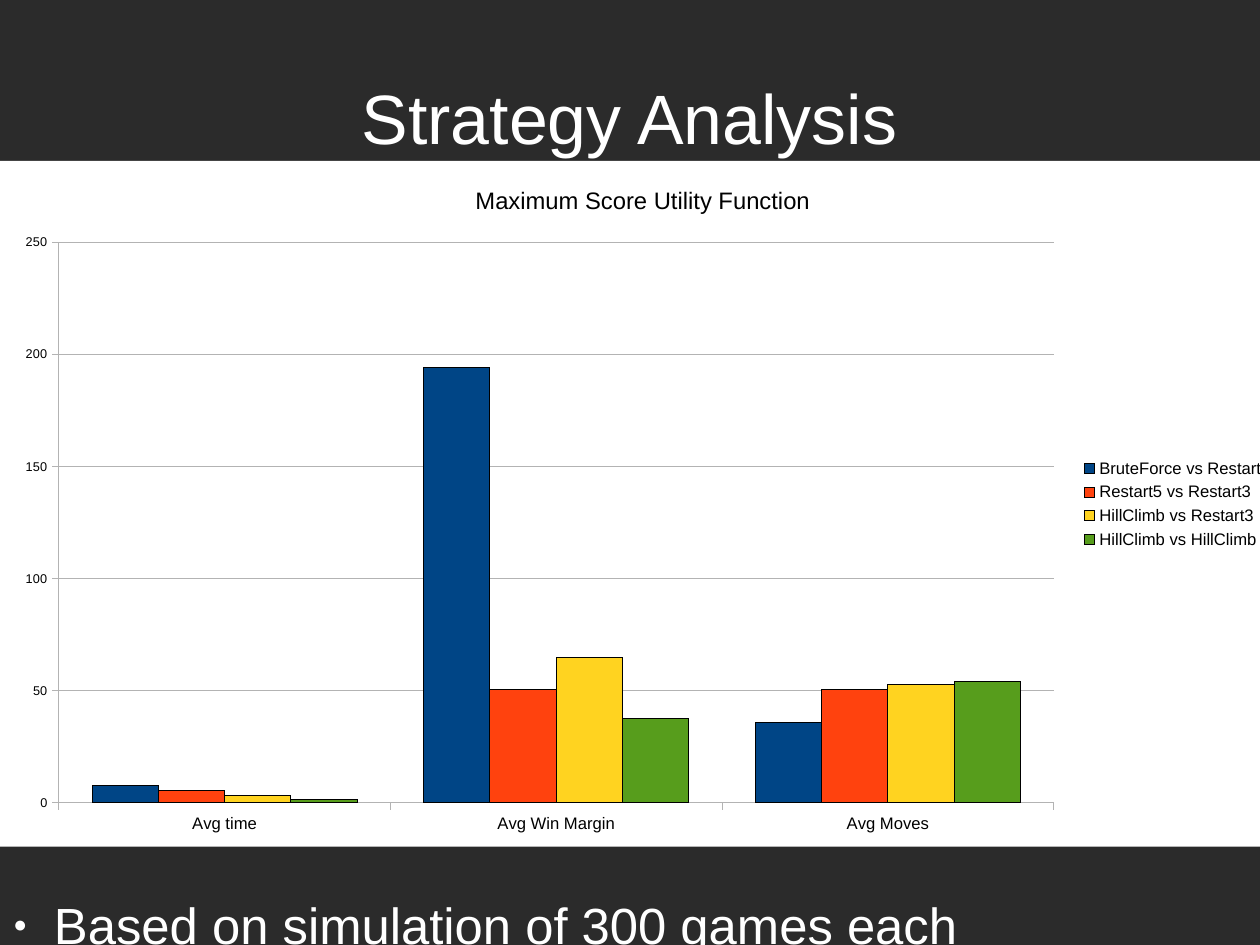
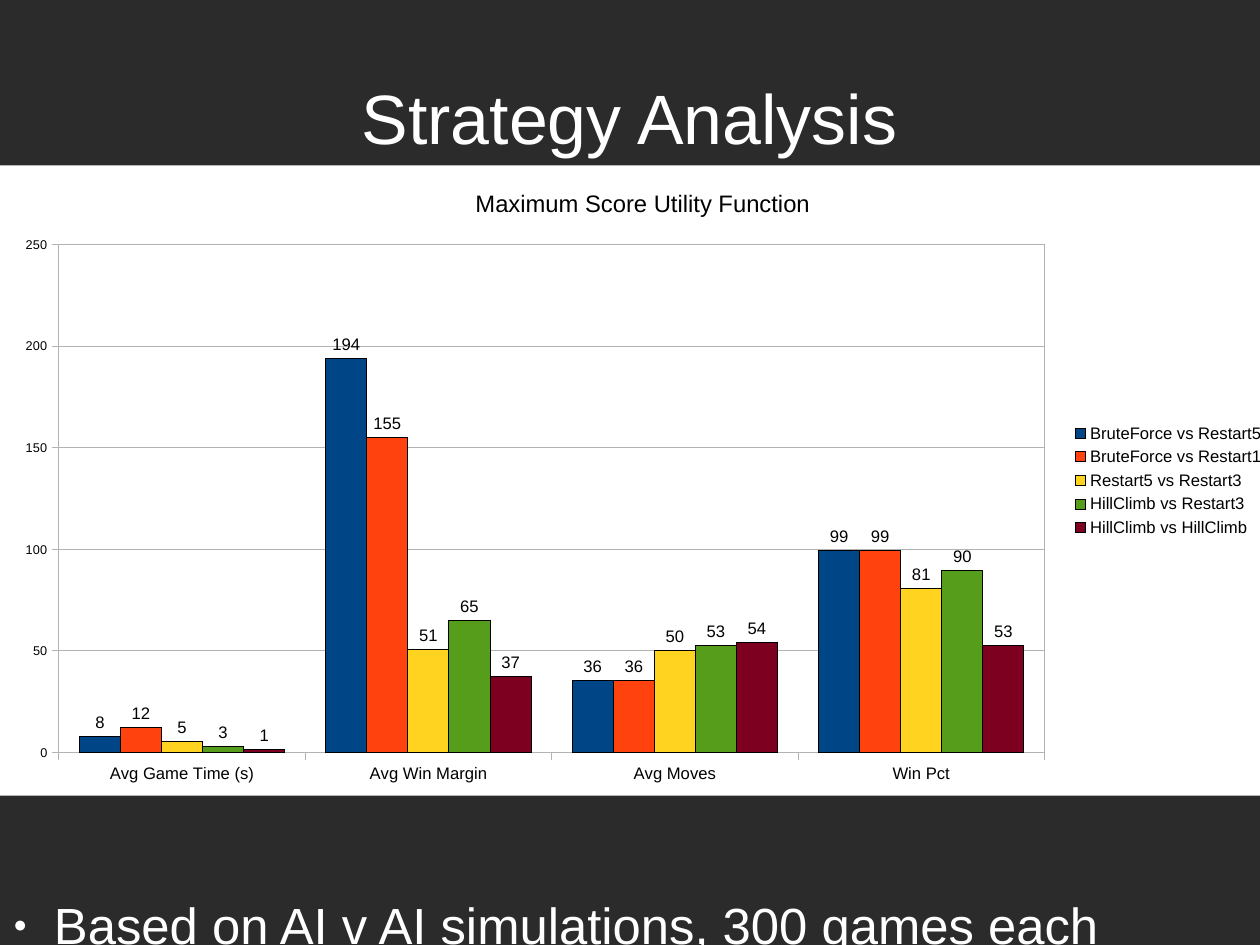
Before and after one commit to vbasarkar/sharpscrabble, a slide deck: slide 13 of docs/SharpScrabble.odp. Drawn at 1260x945 pixels with LibreOffice and Linux fonts; fonts in the diff are those of the drawing; background and template pictures are left out; a plain dark background stands for a picture behind light text. Boxes give left, top, right and bottom in pixels: in the first picture for what was removed or moved away, otherwise in the second. Text is boxed around its words. In the diff, an @@ line names an element or a change of style, - is before the commit and + after.

Commit message:
Adding GameState to setup; docs for comparison of utility functions

```diff
--- a/docs/SharpScrabble.odp
+++ b/docs/SharpScrabble.odp
@@ column chart at box(0, 166, 1260, 796) @@
-categories: Avg time, Avg Win Margin, Avg Moves
+categories: Avg Game Time (s), Avg Win Margin, Avg Moves, Win Pct
-BruteForce vs Restart5: 8, 194, 36
+BruteForce vs Restart5: 8, 194, 36, 99
@@ data labels of BruteForce vs Restart5 added @@
-Restart5 vs Restart3: 5, 51, 50
+BruteForce vs Restart15: 12, 155, 36, 99
@@ data labels of BruteForce vs Restart15 added @@
-HillClimb vs Restart3: 3, 65, 53
+Restart5 vs Restart3: 5, 51, 50, 81
@@ data labels of Restart5 vs Restart3 added @@
-HillClimb vs HillClimb: 1, 37, 54
+HillClimb vs Restart3: 3, 65, 53, 90
@@ data labels of HillClimb vs Restart3 added @@
+HillClimb vs HillClimb: 1, 37, 54, 53
@@ column chart: place and size @@
-column chart at box(0, 161, 1260, 847)
+column chart at box(0, 166, 1260, 796)
@@ text at box(54, 907, 1098, 945): text changed @@
-● Based on simulation of 300 games each
+● Based on AI v AI simulations, 300 games each
```
Also in this commit, not shown: 2 other slides changed, 1 slide added, 7 other files.
